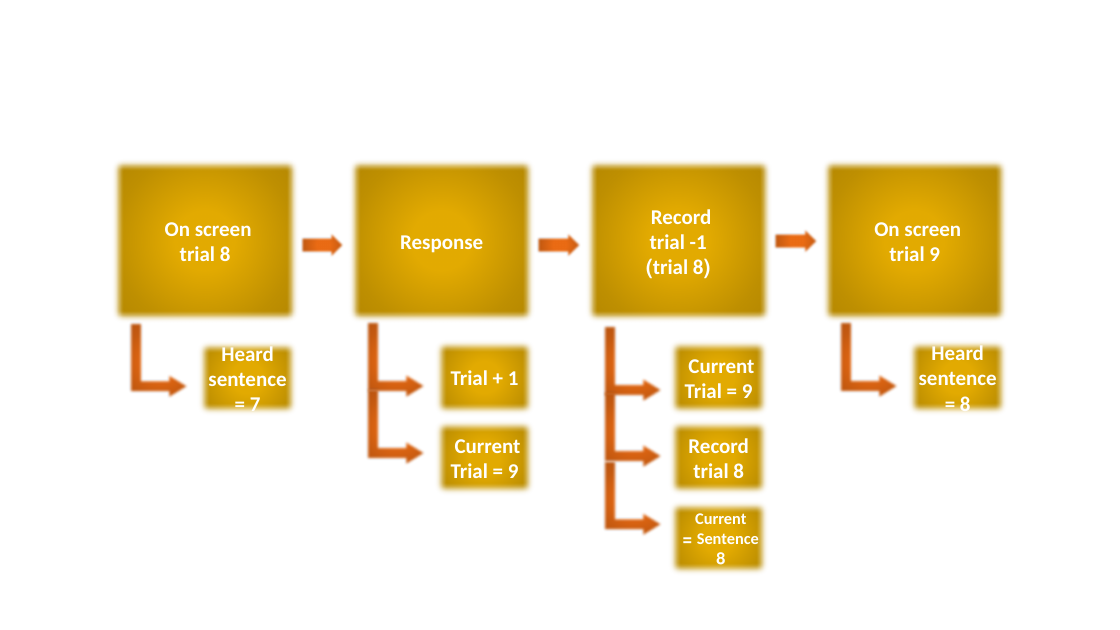
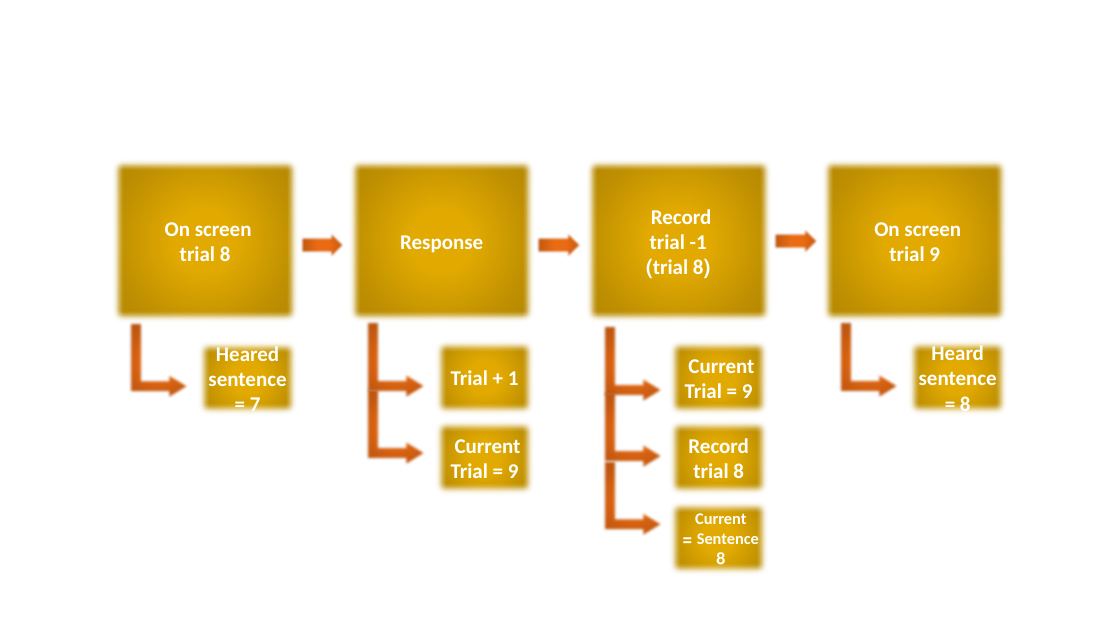
Before and after one commit to TomerOz/stp-project, a slide deck: slide 2 of task scheme.pptx. Drawn at 1120x630 pixels with LibreOffice and Linux fonts; fonts in the diff are those of the drawing. Boxes give left, top, right and bottom in pixels: in the first picture for what was removed or moved away, otherwise in the second. Text is boxed around its words. In the diff, an @@ line names an element or a change of style, - is before the commit and + after.

```diff
--- a/task scheme.pptx
+++ b/task scheme.pptx
@@ text in rectangle at bbox=[208, 343, 286, 417]: text changed @@
-Heard sentence = 7
+Heared sentence = 7
```
Also in this commit, not shown: 12 other files.
